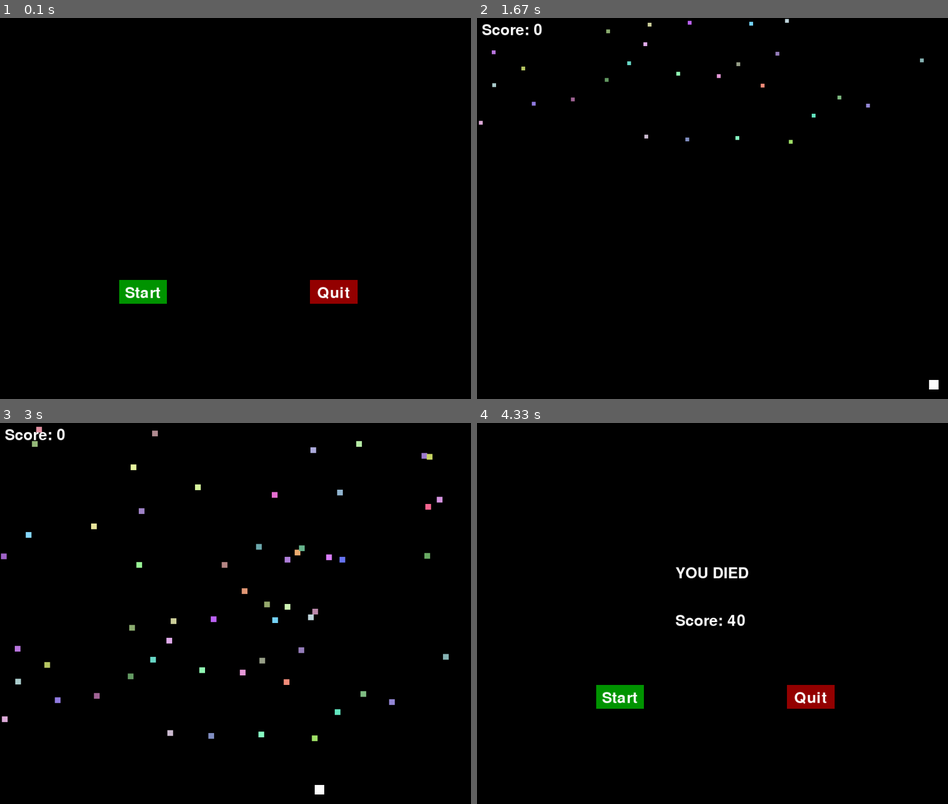
Above: before the commit, frames 1-4 (two rows, left to right).
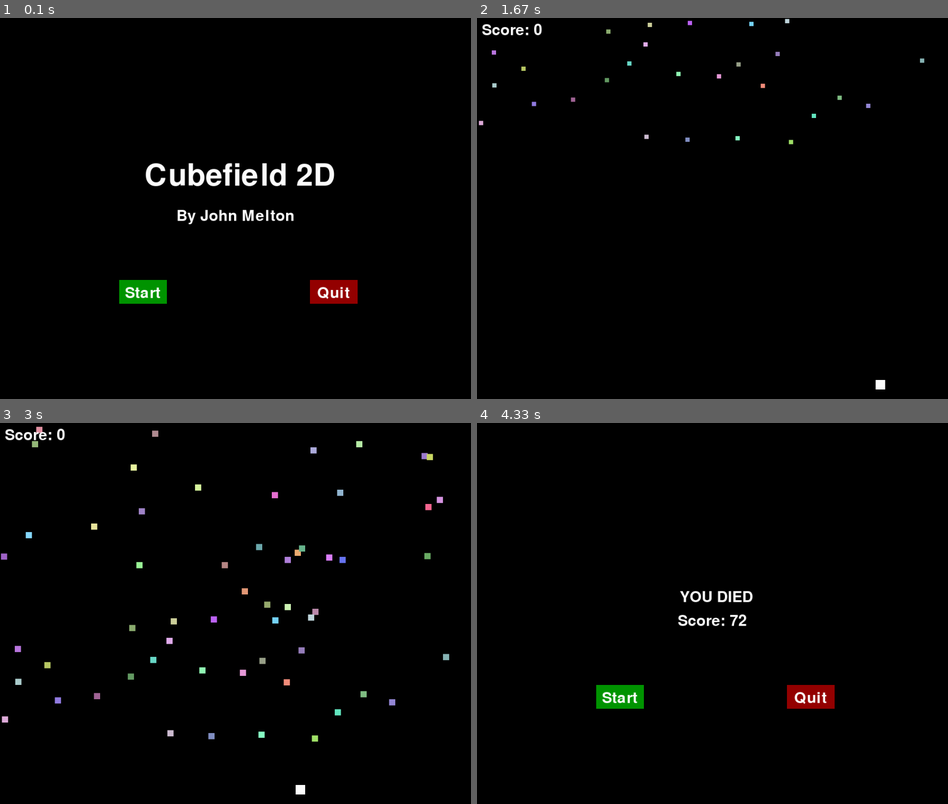
Above: after the commit, the same moments.

Repository: JohnsCodeGit/Pygame-CubeField
Game: pygame game, started from blocky.py
The game is run twice, just before and just after one commit, with the same random seed, the same clock (stepped at 60 frames per second) and the same inputs.
Inputs (mouse positions are in pixels of both pictures, inside the frame that each line leads up to):
- Up to frame 1 (0.1 s): no input
- Up to frame 2 (1.67 s): click "Start" at 0.38 s; hold Right 0.67-1.13 s; move the mouse to (693, 105) at 0.7 s; hold Right 1.17-1.63 s
- Up to frame 3 (3 s): hold Left 1.67-2.2 s; hold Left 2.23-2.63 s; hold Right from 2.67 s (still down)
- Up to frame 4 (4.33 s): release Right at 3.3 s; hold Left 3.33-3.8 s

The runs differ from the first frame. In frame 1, 1.6% of the frame differs, in the area x 30-71%, y 38-55%; in frame 2, 0.2%; in frame 3, 0.4%; in frame 4, 0.8%.

Commit message:
Updated UI and movement

Diff:
--- a/blocky.py
+++ b/blocky.py
@@ -58,9 +58,9 @@
 
 def display_death_screen():
     screen.fill(BLACK)
-    show_score(WIDTH/2.4, HEIGHT/2)
+    show_score(WIDTH/2.37, HEIGHT/2)
     death_text = font.render("YOU DIED", True, WHITE)
-    screen.blit(death_text, (WIDTH/2.4, HEIGHT/2 - 100))
+    screen.blit(death_text, (WIDTH/2.35, HEIGHT/2 - 50))
 
 
 def end_game(G_OVER):
@@ -130,7 +130,7 @@
 
                 # 80 = max size
                 if cube_list[x].size < 80:
-                    cube_list[x].size += ((1 * (cube_list[x].y_pos % 2)) / cube_list[x].size)
+                    cube_list[x].size += ((1 * (cube_list[x].y_pos % 2)) / cube_list[x].size) * 1.1
 
             else:
                 cube_list.pop(x)
@@ -144,7 +144,13 @@
     mouse = pygame.mouse.get_pos()
 
     screen.fill(BLACK)
-
+    font = pygame.font.Font('freesansbold.ttf', 64)
+    death_text = font.render("Cubefield 2D", True, WHITE)
+    screen.blit(death_text, (WIDTH/3.3, HEIGHT/2 - 100))
+
+    font = pygame.font.Font('freesansbold.ttf', 32)
+    death_text = font.render("By John Melton", True, WHITE)
+    screen.blit(death_text, (WIDTH/2.7, HEIGHT/2))
     #GREEN BUTTON
     restart_text = font.render("Start", True, WHITE)
     textRect = (250 + 12, (HEIGHT - 250)+(50/4))
@@ -177,9 +183,9 @@
     keys = pygame.key.get_pressed()
 
     if keys[pygame.K_LEFT] and (player_pos[0] > 0):
-        player_pos[0] -= 8
+        player_pos[0] -= 6
     if keys[pygame.K_RIGHT] and (player_pos[0] < (WIDTH - player_size)):
-        player_pos[0] += 8
+        player_pos[0] += 6
 
 
     screen.fill(BLACK)
@@ -198,7 +204,7 @@
         enemy_list.clear()
     return state, score
 
-def dead_player(state):
+def dead_player(state, score):
     mouse = pygame.mouse.get_pos()
 
     screen.fill(BLACK)
@@ -232,7 +238,7 @@
     screen.blit(restart_text, textRect)
 
     pygame.display.update()
-    return state
+    return state, score
 
 #Game loop
 while True:
@@ -247,14 +253,17 @@
         if event.type == pygame.MOUSEBUTTONUP and event.button == 1:
             get_click = True
     if state == 0:
+        score = 0
         state = start_screen(state)
+
     elif state == 1:
         result = run_game(state, score)
         state = result[0]
         score = result[1]
 
     elif state == 2:
-        state = dead_player(state)
-
+        result = dead_player(state, score)
+        state = result[0]
+        score = result[1]
 
     clock.tick(60)
